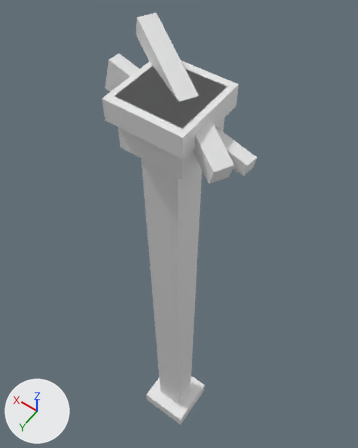
The glTF model assets/source/infrastructure/directorate/conveyors/models/support_light_tier1/critical_lod1.glb as it was, and as the next commit left it.
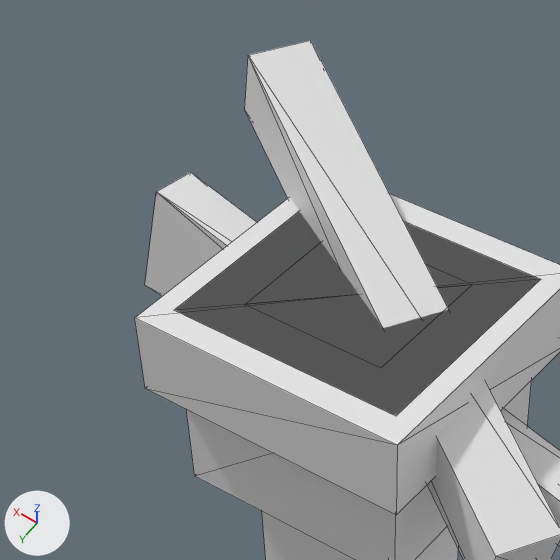
There are two pictures of each version: one whole from a 50 mm camera at (-0.1112, 0.1497, 0.5407) aimed at (0.0248, -0.0408, 0.2414), one close up on the part from 17% to 65% of the width and 0% to 39% of the height. The axes (+X, +Y, +Z) are drawn at lower left. The lights are the same throughout. The first two pictures are the older version. The close-ups show mesh edges as thin lines. Vertices at exactly the same position are counted once.

In view in the first close-up: 'critical_lod1'.
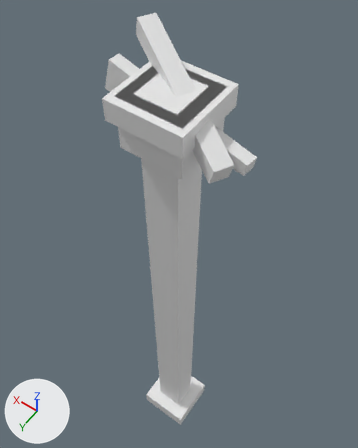
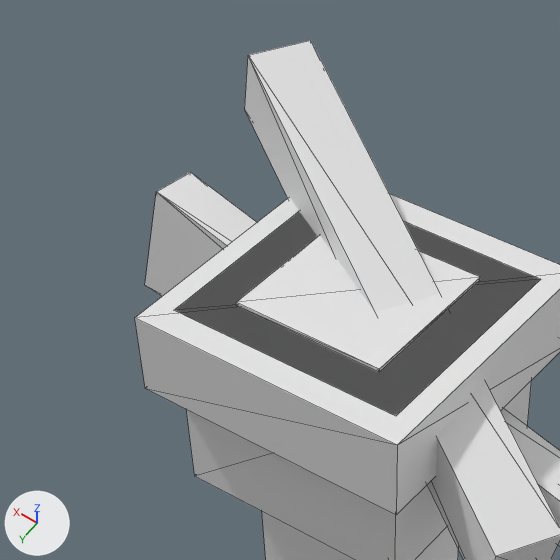
Boxes [x1, y1, x2, y2] around the edits, measured in the close-ups (560 x 560 px):
part 1 of me_critical_lod1, added
    after: [236, 235, 480, 372]

Diff of the bpy script that builds the scene:
```diff
--- a/assets/source/infrastructure/directorate/conveyors/models/support_light_tier1/critical_lod1.glb.py
+++ b/assets/source/infrastructure/directorate/conveyors/models/support_light_tier1/critical_lod1.glb.py
@@ me_critical_lod1 @@
 # used by ob_critical_lod1; location = (0.0, 0.0, 0.0)
-me_critical_lod1.from_pydata(...)  # 48 vertices, 72 faces; spans x -0.045..0.05, y -0.03..0.022, z 0.0..0.415
+me_critical_lod1.from_pydata(...)  # 56 vertices, 84 faces; spans x -0.045..0.05, y -0.03..0.022, z 0.0..0.415
+# me_critical_lod1 part 1: a new loose piece, a box spanning x -0.01222..0.01222, y -0.01222..0.01222, z 0.40028..0.40083
```
